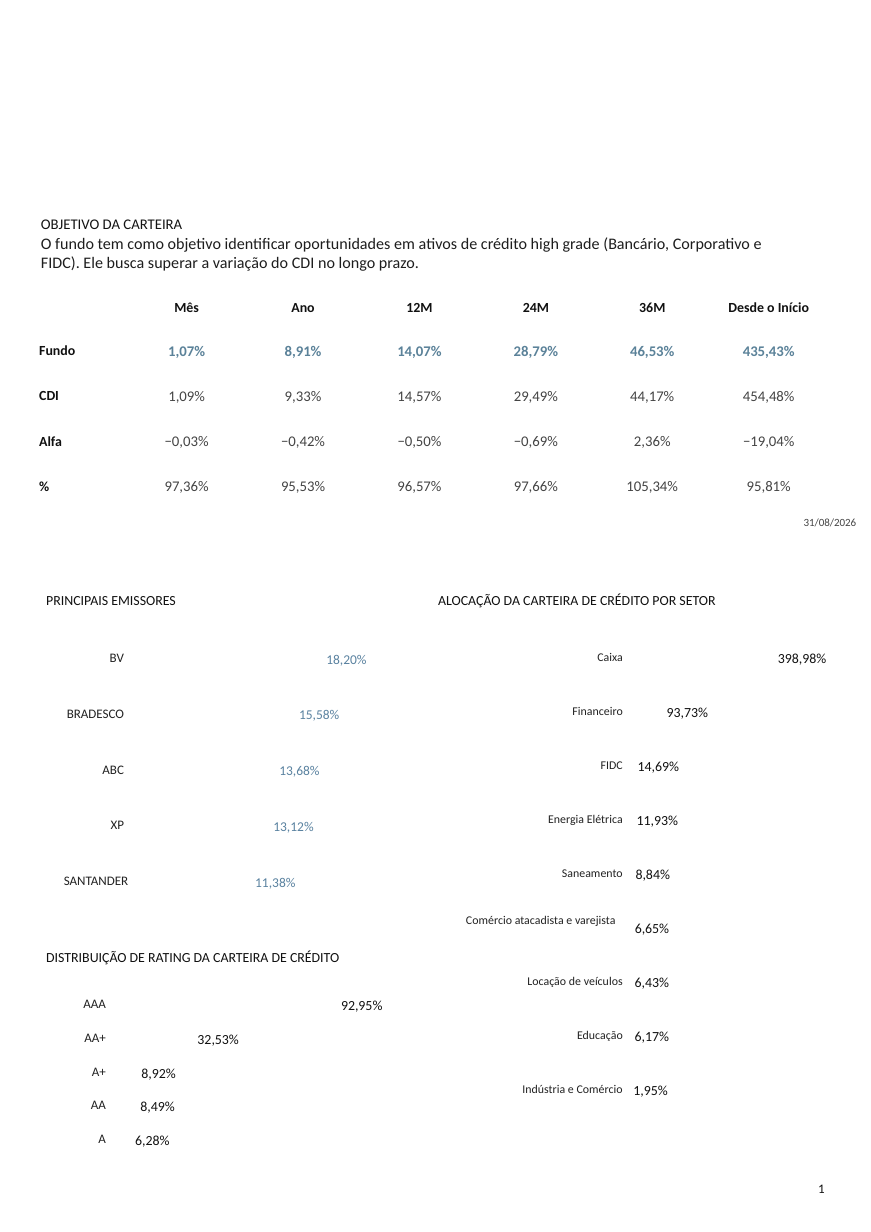
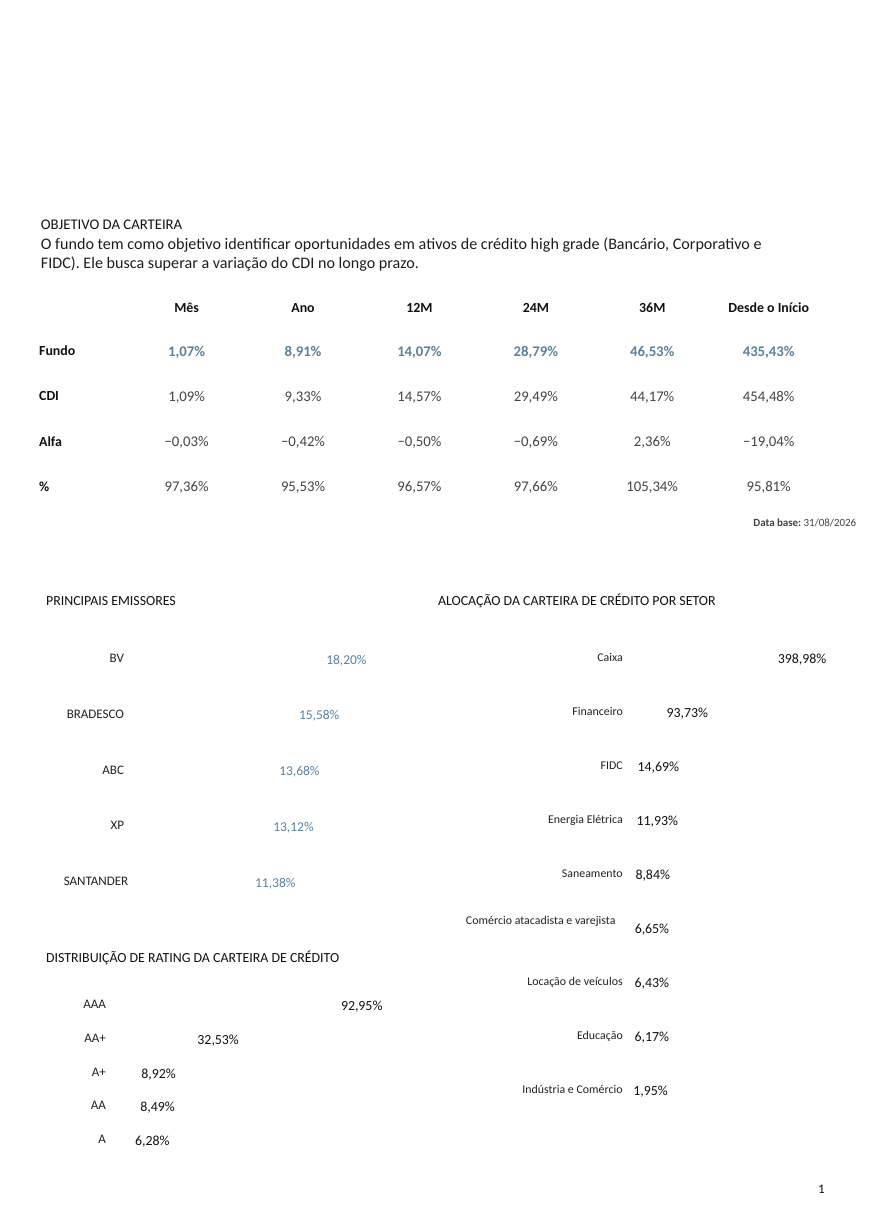
Before and after one commit to orenanchaves/Tivio-teste, a slide deck: slide 1 of AutomaTivio/saida/2026-08/pptx/Tivio Legacy Prev - Relatório de Gestão - Agosto 2026.pptx. Drawn at 871x1232 pixels with LibreOffice and Linux fonts; fonts in the diff are those of the drawing; background and template pictures are left out. Boxes give left, top, right and bottom in pixels: in the first picture for what was removed or moved away, otherwise in the second. Text is boxed around its words. In the diff, an @@ line names an element or a change of style, - is before the commit and + after.

```diff
--- a/AutomaTivio/saida/2026-08/pptx/Tivio Legacy Prev - Relatório de Gestão - Agosto 2026.pptx
+++ b/AutomaTivio/saida/2026-08/pptx/Tivio Legacy Prev - Relatório de Gestão - Agosto 2026.pptx
@@ text at (753, 518, 857, 527): text changed @@
-31/08/2026
+Data base: 31/08/2026
```
Also in this commit, not shown: 1 other slide changed, 44 other files.
